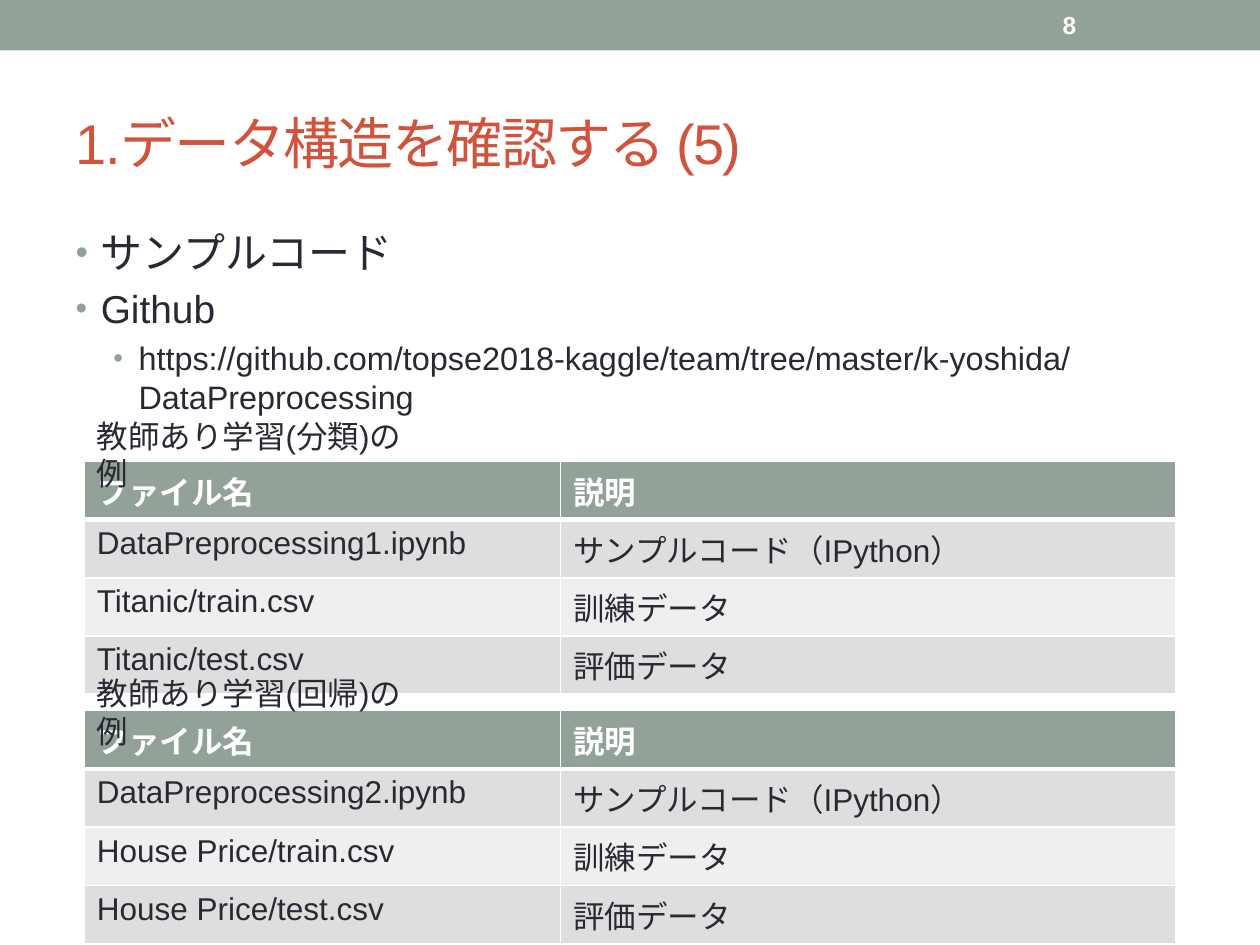
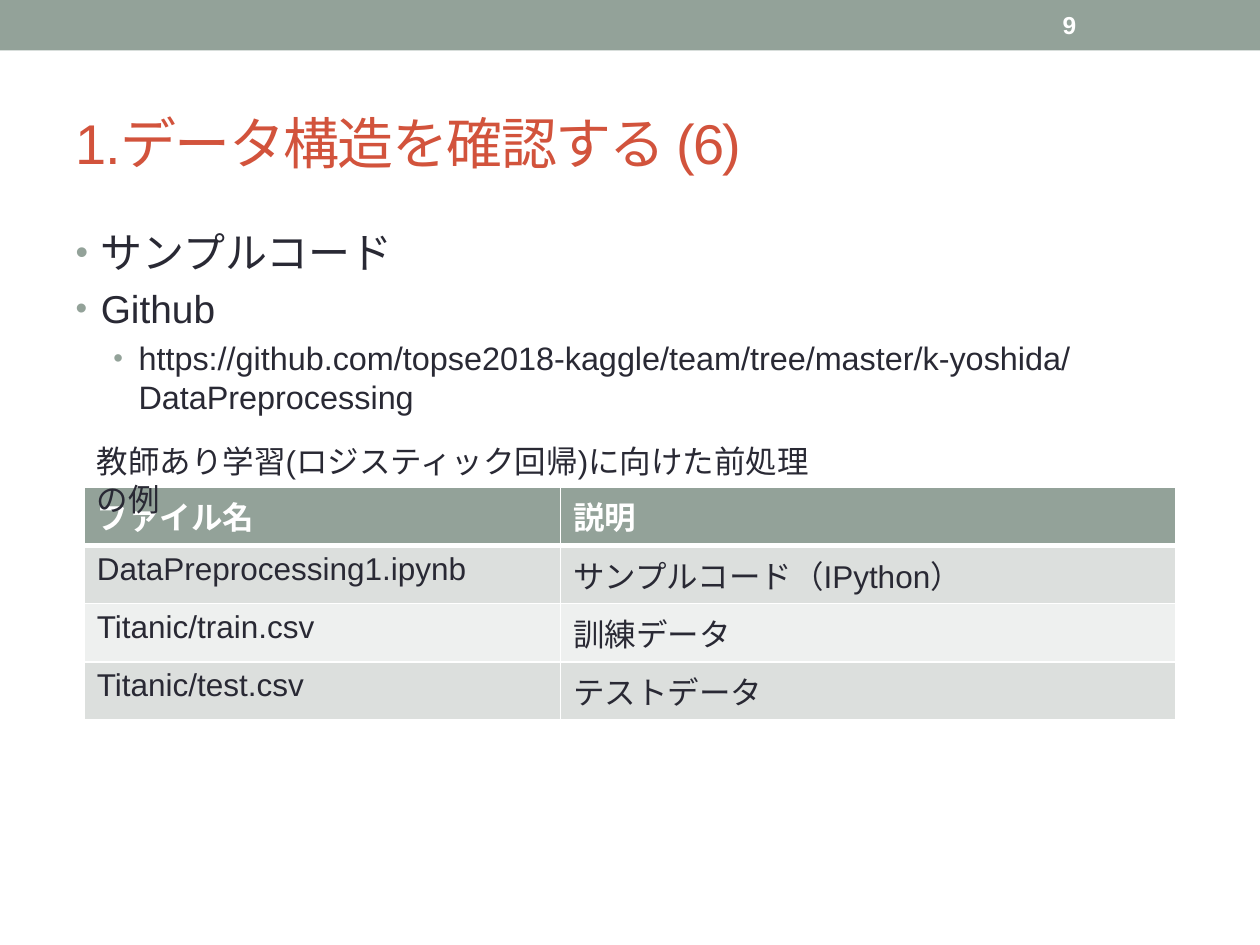
Before and after one commit to topse2018-kaggle/team, a slide deck: slide 9 of k-yoshida/Data Preprocessing.pptx (slide 8 before the commit). Drawn at 1260x945 pixels with LibreOffice and Linux fonts; fonts in the diff are those of the drawing. Boxes give left, top, right and bottom in pixels: in the first picture for what was removed or moved away, otherwise in the second. Text is boxed around its words. In the diff, an @@ line names an element or a change of style, - is before the commit and + after.

```diff
--- a/k-yoshida/Data Preprocessing.pptx
+++ b/k-yoshida/Data Preprocessing.pptx
@@ page number at [1063,17,1077,34]: text changed @@
-8
+9
@@ title at [76,119,742,174]: text changed @@
-1.データ構造を確認する (5)
+1.データ構造を確認する (6)
@@ text at [97,446,809,480]: text changed @@
-教師あり学習(分類)の例
+教師あり学習(ロジスティック回帰)に向けた前処理の例
@@ table at [84,488,1176,710] @@
-row 4, column 2: 評価データ
+row 4, column 2: テストデータ
@@ table: place and size @@
-table at [84,461,1176,685]
+table at [84,488,1176,710]
@@ text removed at [97,678,401,714] @@
-教師あり学習(回帰)の例
@@ table removed at [84,711,1176,935], 4 rows, 2 columns @@
-ファイル名 | 説明
-DataPreprocessing2.ipynb | サンプルコード（IPython）
-House Price/train.csv | 訓練データ
-House Price/test.csv | 評価データ
```
Also in this commit, not shown: 27 other slides changed, 5 slides added, 1 slide removed.
